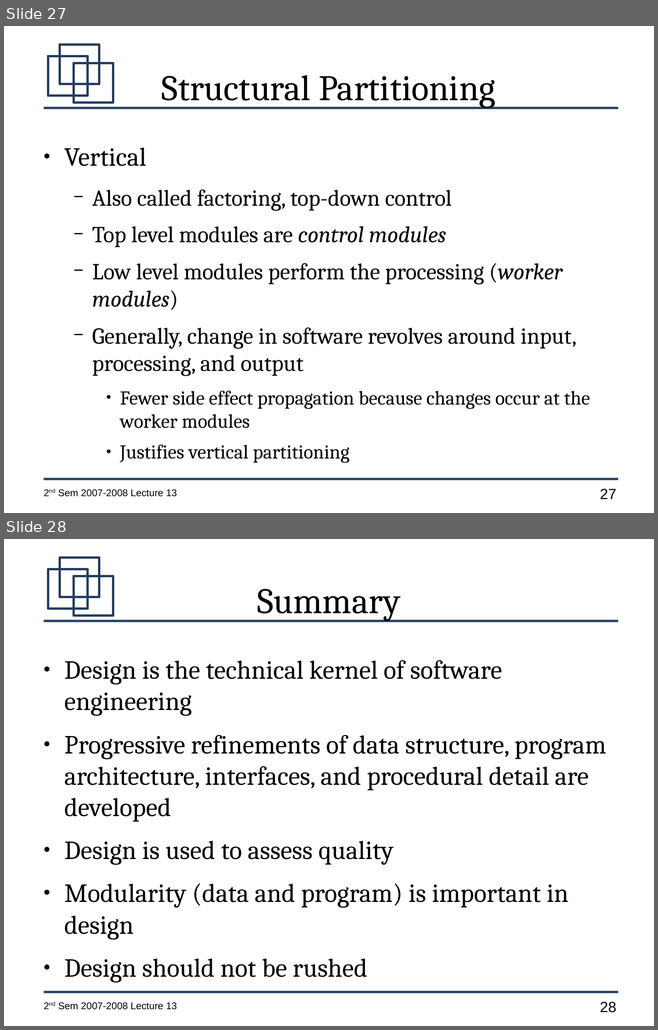
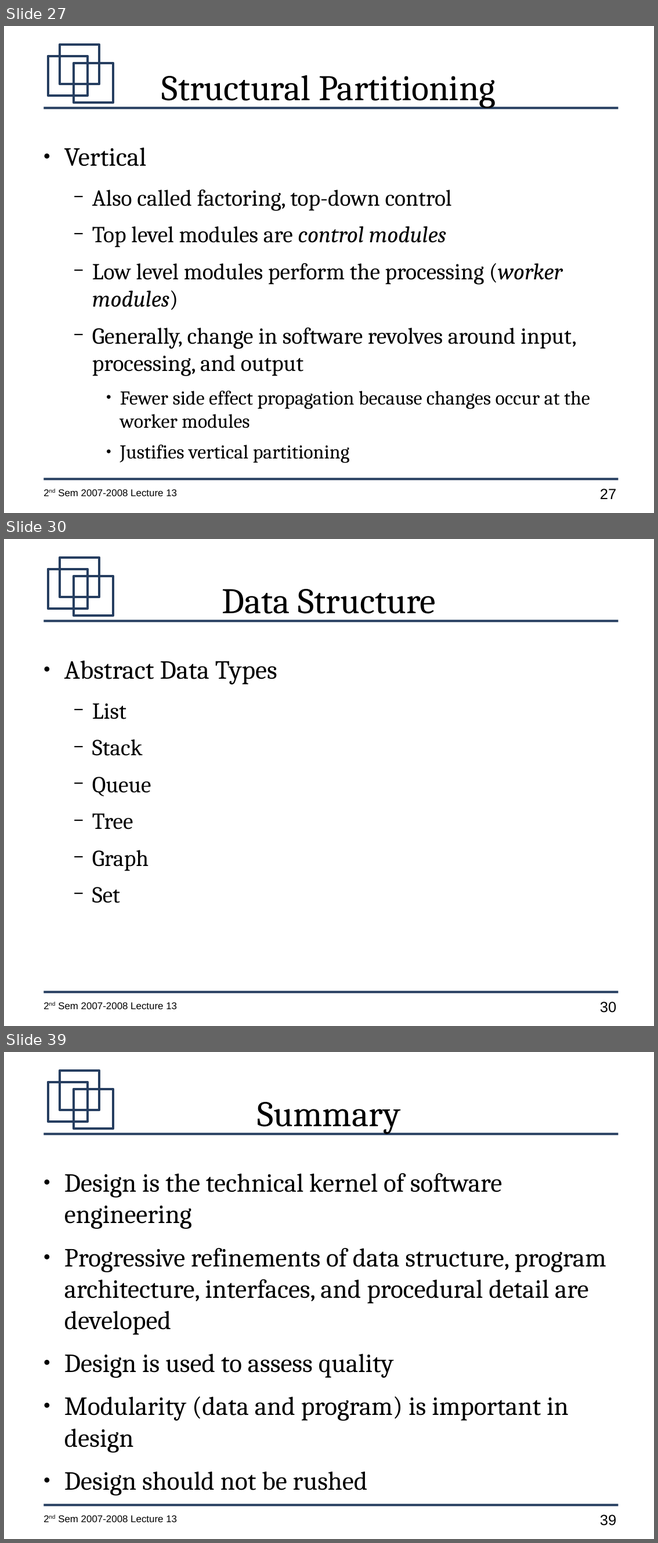
Before and after one commit to jachermocilla/jach-homepage, a slide deck: CMSC128-2nd-Sem-2007-L13.odp. Shown one above the other, each under a label of ours: slides 27 and 28 before the commit, slides 27, 30 and 39 after it; the slides between them are not shown. The pictures are 658x1030 and 658x1543 pixels, drawn with LibreOffice and Linux fonts; fonts in the diff are those of the drawing. Boxes give left, top, right and bottom in pixels: in the first picture for what was removed or moved away, otherwise in the second. Text is boxed around its words. In the diff, an @@ line names an element or a change of style, - is before the commit and + after.

```diff
--- a/CMSC128-2nd-Sem-2007-L13.odp
+++ b/CMSC128-2nd-Sem-2007-L13.odp
@@ slide 30 added at (4,539,654,1026), background #FFFFFF; not listed: 7 template elements that a slide beside it also shows @@
@@ title added at (221,589,436,621), 44 pt, text #000000 @@
+Data Structure
@@ text added at (64,660,277,903), 28 pt, text #000000 @@
+● Abstract Data Types
+  − List
+  − Stack
+  − Queue
+  − Tree
+  − Graph
+  − Set
@@ what was slide 28 is now slide 39 @@
@@ page number at (600,1515,616,1526): text changed @@
-28
+39
```
Also in this commit, not shown: 10 other slides added.
